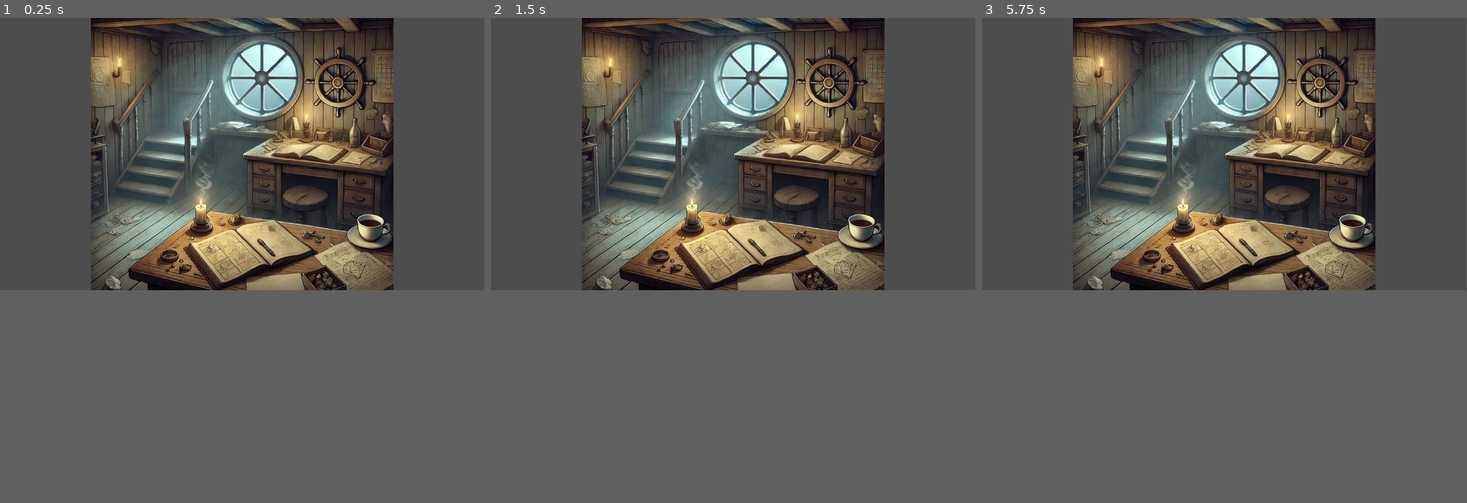
Above: before the commit, frames 1-3 (left to right).
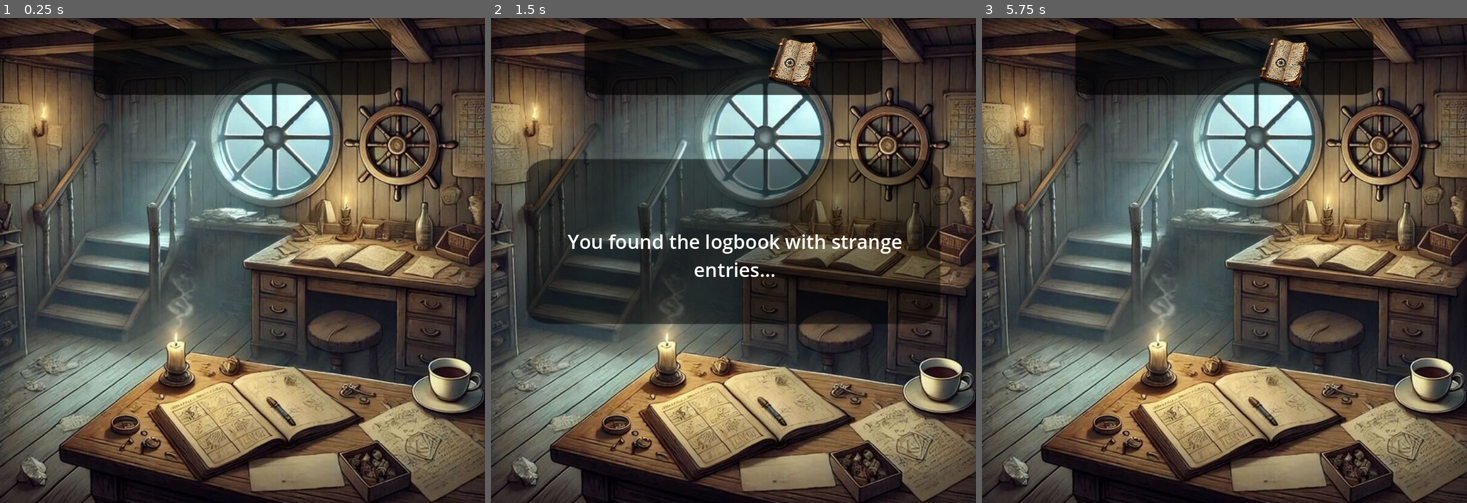
Above: after the commit, the same moments.

Repository: MasonPrather/AWakeInTheDarkKSU
Game: Godot game, scene res://Scenes/captains_cabin.tscn
Two runs of this game, one before a commit and one after it. Both use one fixed random seed, a clock stepped at 60 frames per second and the inputs below. Before the commit the project starts from res://captains_cabin.tscn.
Inputs (mouse positions are in pixels of both pictures, inside the frame that each line leads up to):
- Up to frame 1 (0.25 s): no input
- Up to frame 2 (1.5 s): tap Enter at 0.5 s; move the mouse to (733, 250) at 0.52 s; click (733, 250) at 0.67 s; tap Space at 1.25 s; move the mouse to (859, 226) at 1.27 s; click (859, 226) at 1.42 s
- Up to frame 3 (5.75 s): tap Enter at 2, 3.5 s; move the mouse to (1083, 81) at 2.02 s; click (1083, 81) at 2.17 s; tap Space at 2.75, 4.25 s; move the mouse to (1151, 255) at 2.77 s; click (1151, 255) at 2.92 s; move the mouse to (1093, 231) at 3.52 s; click (1093, 231) at 3.67 s; move the mouse to (1336, 134) at 4.27 s; click (1336, 134) at 4.42 s; move the mouse to (1248, 153) at 5.02 s; click (1248, 153) at 5.17 s
In our replay, the window is 799x449 before the commit and 800x800 after it. These sizes can differ from the game's own. Grey fills any space a smaller window leaves; there, only what the larger window draws over its background counts as a difference.

The runs differ from the first frame. In frame 1, 80% of the frame differs, in the area x 0-100%, y 0-100%; in frame 2, 81%; in frame 3, 80%.
Error before the commit: Invalid assignment of property or key 'visible' with value of type 'bool' on a base object of type 'null instance'. (res://captains_cabin.gd:14)

Commit message:
Mason changes sync

Diff:
--- /dev/null
+++ b/awakeinthedark/Scenes/captains_cabin.tscn
@@ -0,0 +1,151 @@
+[gd_scene load_steps=25 format=3 uid="uid://by4u053fm8ocv"]
+
+[ext_resource type="Script" path="res://Scripts/captains_cabin.gd" id="1_gh1eo"]
+[ext_resource type="Texture2D" uid="uid://cwu7nan8oi2ic" path="res://Art/Textures/backgrounds/captains_cabin.jpg" id="2_dnfu8"]
+[ext_resource type="Script" path="res://Scripts/camera_2d.gd" id="3_is27p"]
+[ext_resource type="Script" path="res://Scripts/logbook_area.gd" id="4_h21dr"]
+[ext_resource type="Script" path="res://Scripts/coffee_cup_area.gd" id="5_dfnf3"]
+[ext_resource type="Script" path="res://Scripts/map_area.gd" id="5_goosf"]
+[ext_resource type="Script" path="res://Scripts/compass_area.gd" id="7_ouv6r"]
+[ext_resource type="Script" path="res://Scripts/note_area.gd" id="8_2t4jj"]
+[ext_resource type="Script" path="res://Scripts/key_area.gd" id="9_wbau1"]
+[ext_resource type="Texture2D" uid="uid://ccd6u3bj61i2q" path="res://Art/UI/blackbar0.66.webp" id="10_xuj3b"]
+[ext_resource type="Texture2D" uid="uid://0glhhrx3oxt0" path="res://Art/Textures/items/old_map.png" id="11_blglu"]
+[ext_resource type="Texture2D" uid="uid://bynlndyaa0rpn" path="res://Art/Textures/items/broken_compass.png" id="12_ss7kq"]
+[ext_resource type="Texture2D" uid="uid://d0dckodxyuq1u" path="res://Art/Textures/items/compass_lied_note_2.png" id="13_p3b6p"]
+[ext_resource type="Texture2D" uid="uid://cjilw35fdxp3a" path="res://Art/Textures/items/compass_lied_book.png" id="14_njrbi"]
+[ext_resource type="Texture2D" uid="uid://b4rbkbvj63qhs" path="res://Art/Textures/items/key.png" id="15_5v820"]
+[ext_resource type="Script" path="res://Scripts/dialogue_popup.gd" id="16_jabw4"]
+[ext_resource type="Texture2D" uid="uid://dpvd0pwuwd2q" path="res://Art/UI/blackbar0.5.webp" id="17_aoyoi"]
+
+[sub_resource type="RectangleShape2D" id="RectangleShape2D_jj21s"]
+size = Vector2(278.5, 150.165)
+
+[sub_resource type="CapsuleShape2D" id="CapsuleShape2D_jspqf"]
+radius = 43.0
+height = 86.0
+
+[sub_resource type="RectangleShape2D" id="RectangleShape2D_vkc80"]
+size = Vector2(78.5, 161.5)
+
+[sub_resource type="CircleShape2D" id="CircleShape2D_3edpp"]
+radius = 30.0167
+
+[sub_resource type="CircleShape2D" id="CircleShape2D_uh2a4"]
+radius = 27.4591
+
+[sub_resource type="CapsuleShape2D" id="CapsuleShape2D_rj50c"]
+radius = 13.0
+height = 46.0
+
+[sub_resource type="LabelSettings" id="LabelSettings_8pcff"]
+font_size = 40
+
+[node name="CaptainsCabin" type="Node2D"]
+script = ExtResource("1_gh1eo")
+
+[node name="Sprite2D" type="Sprite2D" parent="."]
+scale = Vector2(1.4, 1.4)
+texture = ExtResource("2_dnfu8")
+
+[node name="Camera2D" type="Camera2D" parent="."]
+script = ExtResource("3_is27p")
+
+[node name="LogbookArea" type="Area2D" parent="."]
+script = ExtResource("4_h21dr")
+
+[node name="CollisionShape2D" type="CollisionShape2D" parent="LogbookArea"]
+position = Vector2(24, 319)
+rotation = -0.443917
+shape = SubResource("RectangleShape2D_jj21s")
+
+[node name="CoffeeCupArea" type="Area2D" parent="."]
+script = ExtResource("5_dfnf3")
+
+[node name="CollisionShape2D" type="CollisionShape2D" parent="CoffeeCupArea"]
+position = Vector2(427, 244)
+shape = SubResource("CapsuleShape2D_jspqf")
+
+[node name="MapArea" type="Area2D" parent="."]
+script = ExtResource("5_goosf")
+
+[node name="CollisionShape2D" type="CollisionShape2D" parent="MapArea"]
+position = Vector2(-460.25, -241.75)
+shape = SubResource("RectangleShape2D_vkc80")
+
+[node name="CompassArea" type="Area2D" parent="."]
+script = ExtResource("7_ouv6r")
+
+[node name="CollisionShape2D" type="CollisionShape2D" parent="CompassArea"]
+position = Vector2(-241, 339)
+shape = SubResource("CircleShape2D_3edpp")
+
+[node name="NoteArea" type="Area2D" parent="."]
+script = ExtResource("8_2t4jj")
+
+[node name="CollisionShape2D" type="CollisionShape2D" parent="NoteArea"]
+position = Vector2(-355, 333)
+shape = SubResource("CircleShape2D_uh2a4")
+
+[node name="KeyArea" type="Area2D" parent="."]
+script = ExtResource("9_wbau1")
+
+[node name="CollisionShape2D" type="CollisionShape2D" parent="KeyArea"]
+position = Vector2(374, -58)
+shape = SubResource("CapsuleShape2D_rj50c")
+
+[node name="ItemInventoryBar" type="Sprite2D" parent="."]
+position = Vector2(0, -394)
+scale = Vector2(1.44, 0.531064)
+texture = ExtResource("10_xuj3b")
+
+[node name="MapItem" type="Sprite2D" parent="."]
+position = Vector2(-228, -411)
+scale = Vector2(0.05, 0.05)
+texture = ExtResource("11_blglu")
+
+[node name="CompassItem" type="Sprite2D" parent="."]
+position = Vector2(-116, -406)
+scale = Vector2(0.05, 0.05)
+texture = ExtResource("12_ss7kq")
+
+[node name="NoteItem" type="Sprite2D" parent="."]
+position = Vector2(9.53674e-07, -411)
+scale = Vector2(0.05, 0.05)
+texture = ExtResource("13_p3b6p")
+
+[node name="LogbookItem" type="Sprite2D" parent="."]
+position = Vector2(123, -407)
+scale = Vector2(0.1, 0.1)
+texture = ExtResource("14_njrbi")
+
+[node name="KeyItem" type="Sprite2D" parent="."]
+position = Vector2(234, -406)
+scale = Vector2(0.05, 0.05)
+texture = ExtResource("15_5v820")
+
+[node name="Popup" type="Control" parent="." node_paths=PackedStringArray("dialogue_label")]
+layout_mode = 3
+anchors_preset = 0
+offset_right = 40.0
+offset_bottom = 40.0
+script = ExtResource("16_jabw4")
+dialogue_label = NodePath("Label")
+
+[node name="Label" type="Label" parent="Popup"]
+z_index = 1
+custom_minimum_size = Vector2(800, 200)
+layout_mode = 0
+offset_left = -397.0
+offset_top = -210.0
+offset_right = 403.0
+offset_bottom = 190.0
+text = "Test Label"
+label_settings = SubResource("LabelSettings_8pcff")
+horizontal_alignment = 1
+vertical_alignment = 1
+autowrap_mode = 2
+
+[node name="Background" type="Sprite2D" parent="Popup"]
+scale = Vector2(2, 1.32)
+texture = ExtResource("17_aoyoi")
--- a/awakeinthedark/Scenes/main.tscn
+++ /dev/null
@@ -1,3 +0,0 @@
-[gd_scene format=3 uid="uid://ji2gffopi6q7"]
-
-[node name="Node2D" type="Node2D"]
--- /dev/null
+++ b/awakeinthedark/Scenes/template.tscn
@@ -0,0 +1,82 @@
+[gd_scene load_steps=10 format=3 uid="uid://ji2gffopi6q7"]
+
+[ext_resource type="Texture2D" uid="uid://qtaupdielra" path="res://Art/Textures/tester.png" id="1_prkc6"]
+[ext_resource type="Script" path="res://Scripts/pnc_template.gd" id="1_segkt"]
+[ext_resource type="Script" path="res://Scripts/camera_2d.gd" id="2_8e4dn"]
+[ext_resource type="Script" path="res://Scripts/collectible.gd" id="3_42nsf"]
+[ext_resource type="Script" path="res://Scripts/moveable.gd" id="4_jvrnl"]
+
+[sub_resource type="RectangleShape2D" id="RectangleShape2D_mt60w"]
+size = Vector2(221.75, 98.25)
+
+[sub_resource type="RectangleShape2D" id="RectangleShape2D_m10pi"]
+
+[sub_resource type="PlaceholderTexture2D" id="PlaceholderTexture2D_mf47o"]
+
+[sub_resource type="PlaceholderTexture2D" id="PlaceholderTexture2D_7aals"]
+
+[node name="Root" type="Node2D"]
+script = ExtResource("1_segkt")
+
+[node name="Background" type="Sprite2D" parent="."]
+texture = ExtResource("1_prkc6")
+
+[node name="Camera2D" type="Camera2D" parent="."]
+script = ExtResource("2_8e4dn")
+
+[node name="Test1CollectibleObject" type="Area2D" parent="."]
+script = ExtResource("3_42nsf")
+item_name = "test1"
+
+[node name="CollisionShape2D" type="CollisionShape2D" parent="Test1CollectibleObject"]
+z_index = 1
+position = Vector2(-227, -94)
+shape = SubResource("RectangleShape2D_mt60w")
+
+[node name="Test2CollectibleObject" type="Area2D" parent="."]
+script = ExtResource("3_42nsf")
+item_name = "test2"
+
+[node name="CollisionShape2D" type="CollisionShape2D" parent="Test2CollectibleObject"]
+z_index = 1
+position = Vector2(0, 1)
+shape = SubResource("RectangleShape2D_mt60w")
+
+[node name="MoveableObject" type="Area2D" parent="."]
+position = Vector2(226, 97)
+scale = Vector2(200, 92.166)
+script = ExtResource("4_jvrnl")
+
+[node name="CollisionShape2D" type="CollisionShape2D" parent="MoveableObject"]
+scale = Vector2(0.06, 0.06)
+shape = SubResource("RectangleShape2D_m10pi")
+
+[node name="Sprite2D" type="Sprite2D" parent="MoveableObject"]
+texture = SubResource("PlaceholderTexture2D_mf47o")
+
+[node name="Test3CollectibleObject" type="Area2D" parent="."]
+z_index = 1
+position = Vector2(800, 97)
+script = ExtResource("3_42nsf")
+item_name = "test3"
+
+[node name="CollisionShape2D" type="CollisionShape2D" parent="Test3CollectibleObject"]
+shape = SubResource("RectangleShape2D_mt60w")
+
+[node name="Test1Item" type="Sprite2D" parent="."]
+position = Vector2(-300, 250)
+scale = Vector2(125, 125)
+texture = SubResource("PlaceholderTexture2D_7aals")
+
+[node name="Test2Item" type="Sprite2D" parent="."]
+position = Vector2(0, 250)
+scale = Vector2(125, 125)
+texture = SubResource("PlaceholderTexture2D_7aals")
+
+[node name="Test3Item" type="Sprite2D" parent="."]
+position = Vector2(300, 250)
+scale = Vector2(125, 125)
+texture = SubResource("PlaceholderTexture2D_7aals")
+
+[connection signal="RevealItem" from="." to="." method="reveal_item"]
+[connection signal="RevealItem" from="MoveableObject" to="." method="reveal_item"]
--- a/awakeinthedark/captains_cabin.gd
+++ b/awakeinthedark/Scripts/captains_cabin.gd
@@ -6,34 +6,49 @@
 	$CompassItem.visible = false
 	$NoteItem.visible = false
 	$KeyItem.visible = false
+	$LogbookItem.visible = false
+
 
 # handle item interactions from the clickable areas
 func handle_item_interaction(item_name):
+	var dialogue_popup = get_node("/root/CaptainsCabin/Popup")
 	match item_name:
 		"logbook":
 			$LogbookItem.visible = true
 			print("You found the logbook with strange entries...")
+			dialogue_popup.show_dialogue("You found the logbook with strange entries...")
+			add_to_inventory("logbook")
 
 		"coffee_cup":
 			$CoffeeCupItem.visible = true
 			print("A half-finished cup of coffee. Still warm...")
+			dialogue_popup.show_dialogue("A half-finished cup of coffee. Still warm...")
 
 		"map":
 			$MapItem.visible = true
 			print("An old map that might reveal the ship's location...")
+			dialogue_popup.show_dialogue("An old map that might reveal the ship's location...")
+			add_to_inventory("map")
 
 		"compass":
 			$CompassItem.visible = true
 			print("The ship's compass... it appears to be broken.")
+			dialogue_popup.show_dialogue("The ship's compass... it appears to be broken.")
+			add_to_inventory("compass")
+
 
 		"compass_note":
 			$CompassNoteItem.visible = true
 			print("A note that reads 'The Compass Lied'...")
+			dialogue_popup.show_dialogue("A note that reads 'The Compass Lied'...")
+			add_to_inventory("compass_note")
+
 
 		"key":
 			$KeyItem.visible = true
 			print("You found a key! It might open the door.")
 			add_to_inventory("key")
+			dialogue_popup.show_dialogue("You found a key! It might open the door.")
 
 # simple inventory system
 var inventory = []
--- /dev/null
+++ b/awakeinthedark/Scripts/collectible.gd
@@ -0,0 +1,14 @@
+extends Area2D
+
+@export var item_name: String = "name"
+
+func _ready():
+	input_pickable = true
+	connect("input_event", Callable(self, "_on_input_event"))
+
+func _on_input_event(_viewport, event, _shape_idx):
+	if event is InputEventMouseButton and event.pressed and event.button_index == MOUSE_BUTTON_LEFT:
+		print(item_name + " was clicked!")
+		# Call your interaction function here
+		if get_parent().has_method("handle_item_interaction"):
+			get_parent().handle_item_interaction(item_name)
--- /dev/null
+++ b/awakeinthedark/Scripts/dialogue_popup.gd
@@ -0,0 +1,12 @@
+extends Control
+
+@export var dialogue_label: Label
+@export var popup_duration: float = 5.0
+
+func _ready():
+	hide()  # Ensure the dialogue box is hidden at the start
+
+func show_dialogue(text: String):
+	dialogue_label.text = text
+	show()
+	get_tree().create_timer(popup_duration).timeout.connect(hide)
--- /dev/null
+++ b/awakeinthedark/Scripts/moveable.gd
@@ -0,0 +1,9 @@
+extends Area2D
+
+signal RevealItem
+
+func _input_event(viewport, event, shape_idx):
+	if event is InputEventMouseButton and event.pressed:
+		position.x += 400  # Move 200 pixels to the right
+		emit_signal("RevealItem")
+		print("Revealing...")
--- /dev/null
+++ b/awakeinthedark/Scripts/pnc_template.gd
@@ -0,0 +1,32 @@
+extends Node2D
+
+signal RevealItem
+
+func _ready() -> void:
+	# Sprites not visible at start
+	$Test1Item.visible = false
+	$Test2Item.visible = false
+	$Test3Item.visible = false
+
+# Interactions from collectible items
+func handle_item_interaction(item_name):
+	match item_name:
+		"test1":
+			$Test1Item.visible = true
+			print("Test 1 clicked..")
+
+		"test2":
+			$Test2Item.visible = true
+			print("Test 2 clicked...")
+
+		"test3":
+			$Test3Item.visible = true
+			print("Test 3 clicked...")
+
+# For revealing hidden collectible items
+func reveal_item():
+	if $Test3CollectibleObject:
+		$Test3CollectibleObject.position = Vector2(227, 97)
+		print("Test3Item revealed at new position.")
+	else:
+		print("Test3Item not found!")
--- a/awakeinthedark/captains_cabin.tscn
+++ /dev/null
@@ -1,91 +0,0 @@
-[gd_scene load_steps=16 format=3 uid="uid://by4u053fm8ocv"]
-
-[ext_resource type="Script" path="res://captains_cabin.gd" id="1_gh1eo"]
-[ext_resource type="Texture2D" uid="uid://cwu7nan8oi2ic" path="res://Assets/backgrounds/captains_cabin.jpg" id="2_dnfu8"]
-[ext_resource type="Script" path="res://camera_2d.gd" id="3_is27p"]
-[ext_resource type="Script" path="res://logbook_area.gd" id="4_h21dr"]
-[ext_resource type="Script" path="res://coffee_cup_area.gd" id="5_dfnf3"]
-[ext_resource type="Script" path="res://map_area.gd" id="5_goosf"]
-[ext_resource type="Script" path="res://compass_area.gd" id="7_ouv6r"]
-[ext_resource type="Script" path="res://note_area.gd" id="8_2t4jj"]
-[ext_resource type="Script" path="res://key_area.gd" id="9_wbau1"]
-
-[sub_resource type="RectangleShape2D" id="RectangleShape2D_jj21s"]
-size = Vector2(191.528, 88.4311)
-
-[sub_resource type="CapsuleShape2D" id="CapsuleShape2D_jspqf"]
-radius = 29.0
-height = 66.0
-
-[sub_resource type="RectangleShape2D" id="RectangleShape2D_vkc80"]
-size = Vector2(53, 115)
-
-[sub_resource type="CircleShape2D" id="CircleShape2D_3edpp"]
-radius = 18.0
-
-[sub_resource type="CircleShape2D" id="CircleShape2D_uh2a4"]
-radius = 16.1555
-
-[sub_resource type="CapsuleShape2D" id="CapsuleShape2D_rj50c"]
-radius = 13.0
-height = 46.0
-
-[node name="CaptainsCabin" type="Node2D"]
-script = ExtResource("1_gh1eo")
-
-[node name="Sprite2D" type="Sprite2D" parent="."]
-texture = ExtResource("2_dnfu8")
-
-[node name="Camera2D" type="Camera2D" parent="."]
-script = ExtResource("3_is27p")
-
-[node name="LogbookArea" type="Area2D" parent="."]
-script = ExtResource("4_h21dr")
-
-[node name="CollisionShape2D" type="CollisionShape2D" parent="LogbookArea"]
-position = Vector2(5, 226)
-rotation = -0.443917
-shape = SubResource("RectangleShape2D_jj21s")
-
-[node name="CoffeeCupArea" type="Area2D" parent="."]
-script = ExtResource("5_dfnf3")
-
-[node name="CollisionShape2D" type="CollisionShape2D" parent="CoffeeCupArea"]
-position = Vector2(305, 176)
-shape = SubResource("CapsuleShape2D_jspqf")
-
-[node name="MapArea" type="Area2D" parent="."]
-script = ExtResource("5_goosf")
-
-[node name="CollisionShape2D" type="CollisionShape2D" parent="MapArea"]
-position = Vector2(-331.5, -173.5)
-shape = SubResource("RectangleShape2D_vkc80")
-
-[node name="CompassArea" type="Area2D" parent="."]
-script = ExtResource("7_ouv6r")
-
-[node name="CollisionShape2D" type="CollisionShape2D" parent="CompassArea"]
-position = Vector2(-173, 241)
-shape = SubResource("CircleShape2D_3edpp")
-
-[node name="NoteArea" type="Area2D" parent="."]
-script = ExtResource("8_2t4jj")
-
-[node name="CollisionShape2D" type="CollisionShape2D" parent="NoteArea"]
-position = Vector2(-308, 183)
-shape = SubResource("CircleShape2D_uh2a4")
-
-[node name="KeyArea" type="Area2D" parent="."]
-script = ExtResource("9_wbau1")
-
-[node name="CollisionShape2D" type="CollisionShape2D" parent="KeyArea"]
-position = Vector2(268, -42)
-shape = SubResource("CapsuleShape2D_rj50c")
-
-[node name="MapItem" type="Sprite2D" parent="."]
-
-[node name="CompassItem" type="Sprite2D" parent="."]
-
-[node name="NoteItem" type="Sprite2D" parent="."]
-
-[node name="KeyItem" type="Sprite2D" parent="."]
--- a/awakeinthedark/project.godot
+++ b/awakeinthedark/project.godot
@@ -11,9 +11,15 @@
 [application]
 
 config/name="AWakeInTheDark"
-run/main_scene="res://captains_cabin.tscn"
+run/main_scene="res://Scenes/captains_cabin.tscn"
 config/features=PackedStringArray("4.3", "Mobile")
-config/icon="res://Assets/icon.svg"
+config/icon="res://Art/Textures/icon.svg"
+
+[display]
+
+window/size/viewport_width=1000
+window/size/viewport_height=1000
+window/size/resizable=false
 
 [rendering]
 
Renamed: awakeinthedark/Assets/backgrounds/basement.png -> awakeinthedark/Art/Textures/backgrounds/basement.png
Not shown, changed: awakeinthedark/Art/Textures/backgrounds/basement.png.import
Renamed: awakeinthedark/Assets/backgrounds/bridge.png -> awakeinthedark/Art/Textures/backgrounds/bridge.png
Not shown, changed: awakeinthedark/Art/Textures/backgrounds/bridge.png.import
Renamed: awakeinthedark/Assets/backgrounds/captains_cabin.jpg -> awakeinthedark/Art/Textures/backgrounds/captains_cabin.jpg
Not shown, changed: awakeinthedark/Art/Textures/backgrounds/captains_cabin.jpg.import
Renamed: awakeinthedark/Assets/backgrounds/hallway.png -> awakeinthedark/Art/Textures/backgrounds/hallway.png
Not shown, changed: awakeinthedark/Art/Textures/backgrounds/hallway.png.import
Renamed: awakeinthedark/Assets/icon.svg -> awakeinthedark/Art/Textures/icon.svg
Not shown, added: awakeinthedark/Art/Textures/icon.svg.import
Renamed: awakeinthedark/Assets/items/broken_compass.png -> awakeinthedark/Art/Textures/items/broken_compass.png
Not shown, changed: awakeinthedark/Art/Textures/items/broken_compass.png.import
(and 27 more such lines)
